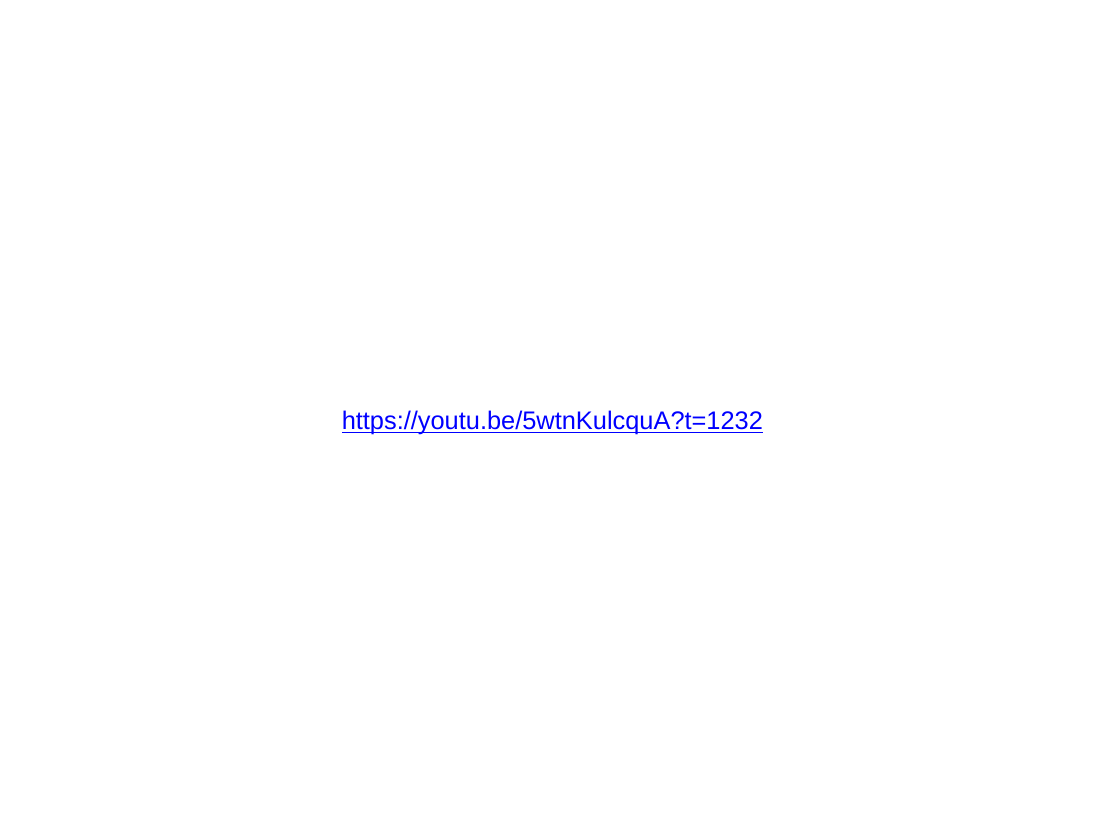
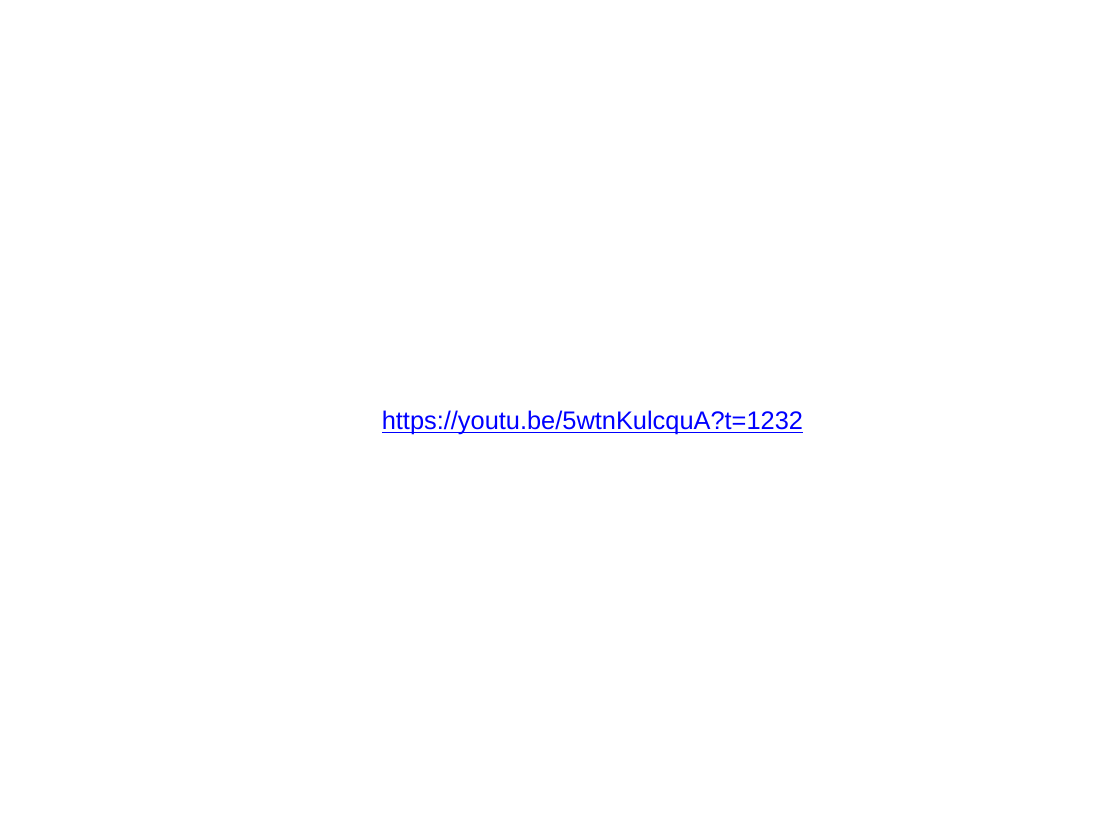
Before and after one commit to talyaron/full-stack, a slide deck: slide 1 of SPA/Angular/AngularCont.pptx. Drawn at 1120x840 pixels with LibreOffice and Linux fonts; fonts in the diff are those of the drawing; background and template pictures are left out. Boxes give left, top, right and bottom in pixels: in the first picture for what was removed or moved away, otherwise in the second. Text is boxed around its words. In the diff, an @@ line names an element or a change of style, - is before the commit and + after.

```diff
--- a/SPA/Angular/AngularCont.pptx
+++ b/SPA/Angular/AngularCont.pptx
@@ text "https://youtu.be/5wtnKulcquA?t=1232": place and size @@
-text "https://youtu.be/5wtnKulcquA?t=1232" at (342,410,763,435)
+text "https://youtu.be/5wtnKulcquA?t=1232" at (382,410,803,435)
```
Also in this commit, not shown: 5 other slides changed, 8 slides added, 7 other files.
